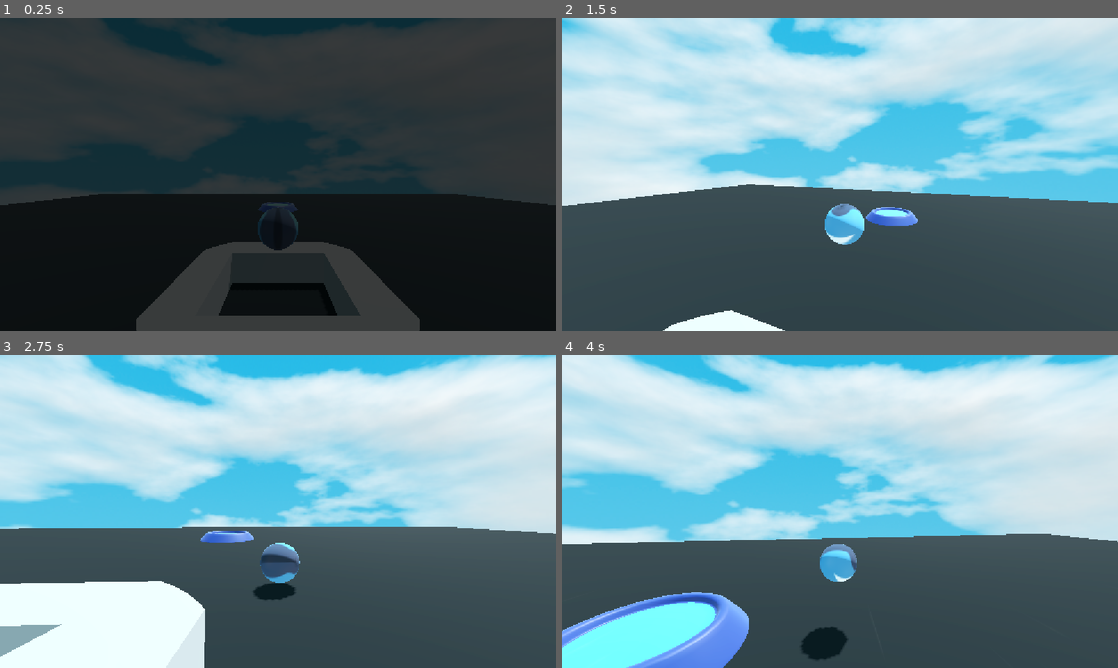
Above: before the commit, frames 1-4 (two rows, left to right).
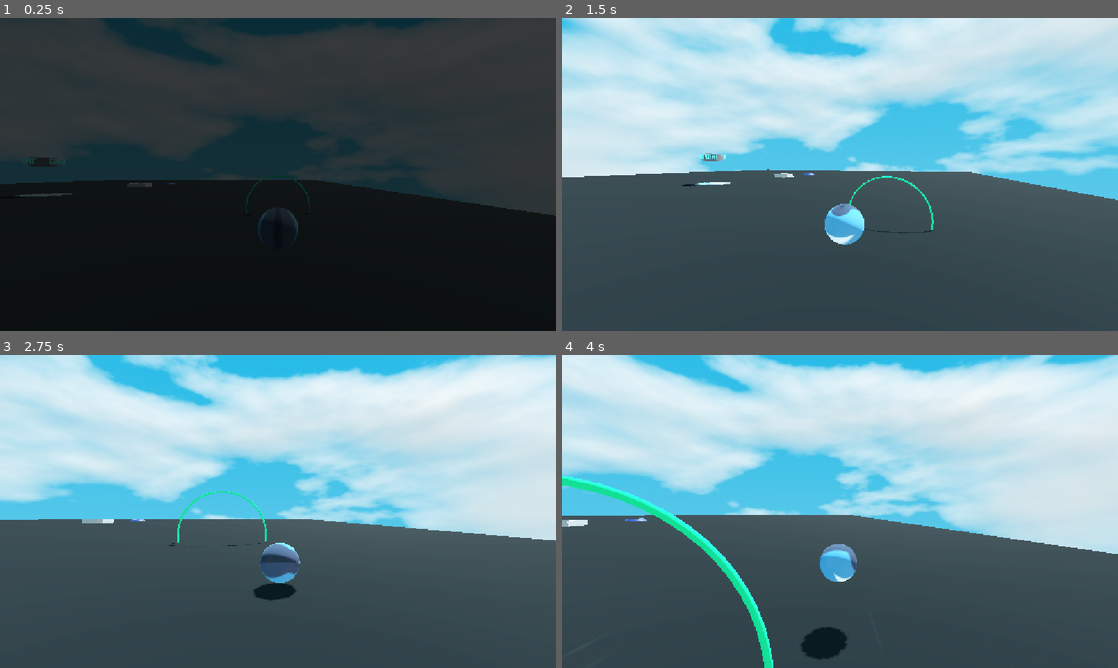
Above: after the commit, the same moments.

Repository: ddon-dev/tiki-boost
Game: Godot game, scene res://scenes/levels/Proto.tscn
Two runs of this game, one before a commit and one after it. Both use one fixed random seed, a clock stepped at 60 frames per second and the inputs below. The engine's default icon, where the game draws it, is replaced by a stand-in: a white triangle on a blue panel in a dark square. Sound files missing from this copy of the repository are replaced by a short silence.
Inputs (mouse positions are in pixels of both pictures, inside the frame that each line leads up to):
- Up to frame 1 (0.25 s): no input
- Up to frame 2 (1.5 s): tap Enter at 0.5 s; move the mouse to (867, 174) at 0.52 s; hold W (forward) 0.53-1.28 s; tap F at 0.6 s; click (867, 174) at 0.77 s; move the mouse to (728, 190) at 1.27 s; hold S (backward) from 1.28 s (still down); tap Space at 1.35 s
- Up to frame 3 (2.75 s): click (166, 527) at 1.52 s; move the mouse to (289, 505) at 2.02 s; release S (backward) at 2.03 s; hold W (forward) from 2.03 s (still down); tap F at 2.1 s
- Up to frame 4 (4 s): keep holding W (forward); move the mouse to (812, 574) at 2.77 s; tap Space at 2.85 s; click (812, 574) at 3.02 s; move the mouse to (878, 514) at 3.52 s; tap F at 3.6 s; click (878, 514) at 3.77 s

The runs differ from the first frame. In frame 1, 11% of the frame differs, in the area x 0-100%, y 44-100%; in frame 2, 7.3%; in frame 3, 12%; in frame 4, 14%, in the area x 0-100%, y 38-100%.

Commit message:
refactor inconsistent dependencies, reordered files, added tutorial level and boost ring scene

Diff:
--- /dev/null
+++ b/assets/materials/proto_terrain.tres
@@ -0,0 +1,9 @@
+[gd_resource type="StandardMaterial3D" load_steps=2 format=3 uid="uid://dn1m1wale5wxo"]
+
+[ext_resource type="Texture2D" uid="uid://c3r5dch6w2pfx" path="res://assets/art/textures/texture_08.png" id="1_imd2p"]
+
+[resource]
+albedo_texture = ExtResource("1_imd2p")
+uv1_scale = Vector3(0.5, 0.5, 0.5)
+uv1_triplanar = true
+uv1_world_triplanar = true
--- /dev/null
+++ b/scenes/levels/Level_01.tscn
@@ -0,0 +1,131 @@
+[gd_scene load_steps=14 format=3 uid="uid://v8aba8e4rxts"]
+
+[ext_resource type="Script" uid="uid://b8fx2gpqpf8tp" path="res://scripts/levels/level_manager.gd" id="1_hhyrm"]
+[ext_resource type="Texture2D" uid="uid://brrjqum3ry1jw" path="res://assets/art/skyboxes/skybox1.png" id="1_wee7o"]
+[ext_resource type="PackedScene" uid="uid://c1bkxh8p1litp" path="res://scenes/objects/FinishPoint.tscn" id="2_xokhc"]
+[ext_resource type="PackedScene" uid="uid://1tjylehjm63n" path="res://scenes/objects/DeathZone.tscn" id="3_hhyrm"]
+[ext_resource type="PackedScene" uid="uid://bguscvtdsubse" path="res://scenes/player/Player.tscn" id="4_xokhc"]
+[ext_resource type="Material" uid="uid://dn1m1wale5wxo" path="res://assets/materials/proto_terrain.tres" id="5_5mpa8"]
+[ext_resource type="PackedScene" uid="uid://25tan4gxgpbv" path="res://scenes/objects/BoostRing.tscn" id="6_5dpfh"]
+[ext_resource type="PackedScene" uid="uid://dips56jowu6et" path="res://scenes/ui/SceneTransition.tscn" id="7_c83vx"]
+[ext_resource type="PackedScene" uid="uid://c5teqd0w4tca1" path="res://scenes/ui/menus/ProtoWinScreen.tscn" id="8_5dpfh"]
+[ext_resource type="PackedScene" uid="uid://bi3f5qubdhed3" path="res://scenes/ui/menus/PauseMenu.tscn" id="9_vlkw4"]
+
+[sub_resource type="PanoramaSkyMaterial" id="PanoramaSkyMaterial_5mpa8"]
+panorama = ExtResource("1_wee7o")
+
+[sub_resource type="Sky" id="Sky_bij1w"]
+sky_material = SubResource("PanoramaSkyMaterial_5mpa8")
+
+[sub_resource type="Environment" id="Environment_10xc4"]
+background_mode = 2
+sky = SubResource("Sky_bij1w")
+tonemap_mode = 2
+glow_enabled = true
+
+[node name="Level_01" type="Node3D"]
+
+[node name="LevelManager" type="Node" parent="."]
+unique_name_in_owner = true
+script = ExtResource("1_hhyrm")
+
+[node name="Environment" type="Node3D" parent="."]
+
+[node name="WorldEnvironment" type="WorldEnvironment" parent="Environment"]
+environment = SubResource("Environment_10xc4")
+
+[node name="Sun" type="DirectionalLight3D" parent="Environment"]
+transform = Transform3D(-0.8660254, -0.43301278, 0.25, 0, 0.49999997, 0.86602545, -0.50000006, 0.75, -0.43301266, 0, 0, 0)
+shadow_enabled = true
+
+[node name="Objects" type="Node3D" parent="Environment"]
+
+[node name="FinishPoint" parent="Environment/Objects" instance=ExtResource("2_xokhc")]
+transform = Transform3D(1, 0, 0, 0, 1, 0, 0, 0, 1, 0, -0.4208498, -16)
+
+[node name="DeathZone" parent="Environment/Objects" instance=ExtResource("3_hhyrm")]
+
+[node name="BoostRing" parent="Environment/Objects" instance=ExtResource("6_5dpfh")]
+transform = Transform3D(1, 0, 0, 0, 1, 0, 0, 0, 1, 0, 0, 58)
+
+[node name="Terrain" type="Node3D" parent="Environment"]
+
+[node name="CSGCombiner3D" type="CSGCombiner3D" parent="Environment/Terrain"]
+use_collision = true
+collision_layer = 2
+collision_mask = 0
+
+[node name="CSGCylinder3D" type="CSGCylinder3D" parent="Environment/Terrain/CSGCombiner3D"]
+transform = Transform3D(1, 0, 0, 0, 1, 0, 0, 0, 1, 0, -1, 64)
+radius = 6.0
+height = 1.0
+sides = 32
+material = ExtResource("5_5mpa8")
+
+[node name="CSGBox3D" type="CSGBox3D" parent="Environment/Terrain/CSGCombiner3D"]
+transform = Transform3D(1, 0, 0, 0, 1, 0, 0, 0, 1, 0, -1, 48)
+size = Vector3(12, 1, 32)
+material = ExtResource("5_5mpa8")
+
+[node name="CSGCylinder3D2" type="CSGCylinder3D" parent="Environment/Terrain/CSGCombiner3D"]
+transform = Transform3D(1, 0, 0, 0, 1, 0, 0, 0, 1, 0, -1, 32)
+radius = 6.0
+height = 1.0
+sides = 32
+material = ExtResource("5_5mpa8")
+
+[node name="CSGCylinder3D" type="CSGCylinder3D" parent="Environment/Terrain"]
+transform = Transform3D(1, 0, 0, 0, 1, 0, 0, 0, 1, 0, -1, -16)
+use_collision = true
+collision_layer = 2
+collision_mask = 0
+radius = 6.0
+height = 1.0
+sides = 32
+material = ExtResource("5_5mpa8")
+
+[node name="CSGCylinder3D2" type="CSGCylinder3D" parent="Environment/Terrain"]
+transform = Transform3D(1, 0, 0, 0, 1, 0, 0, 0, 1, -9, -1, 10)
+use_collision = true
+collision_layer = 2
+collision_mask = 0
+radius = 6.0
+height = 1.0
+sides = 32
+material = ExtResource("5_5mpa8")
+
+[node name="CSGCylinder3D3" type="CSGCylinder3D" parent="Environment/Terrain"]
+transform = Transform3D(1, 0, 0, 0, 1, 0, 0, 0, 1, 9, -1, -1)
+use_collision = true
+collision_layer = 2
+collision_mask = 0
+radius = 4.0
+height = 1.0
+sides = 32
+material = ExtResource("5_5mpa8")
+
+[node name="CSGCylinder3D4" type="CSGCylinder3D" parent="Environment/Terrain"]
+transform = Transform3D(1, 0, 0, 0, 1, 0, 0, 0, 1, 7, -1, 18)
+use_collision = true
+collision_layer = 2
+collision_mask = 0
+radius = 5.0
+height = 1.0
+sides = 32
+material = ExtResource("5_5mpa8")
+
+[node name="Player" parent="." instance=ExtResource("4_xokhc")]
+transform = Transform3D(1, 0, 0, 0, 1, 0, 0, 0, 1, 8.086801, 0, 12.906026)
+
+[node name="SpawnPosition" type="Marker3D" parent="."]
+transform = Transform3D(1, 0, 0, 0, 1, 0, 0, 0, 1, 0, 2, 64)
+
+[node name="UI" type="CanvasLayer" parent="."]
+
+[node name="SceneTransition" parent="UI" instance=ExtResource("7_c83vx")]
+
+[node name="ProtoWinScreen" parent="UI" instance=ExtResource("8_5dpfh")]
+visible = false
+modulate = Color(1, 1, 1, 0)
+
+[node name="PauseMenu" parent="UI" instance=ExtResource("9_vlkw4")]
--- a/scenes/levels/Proto.tscn
+++ b/scenes/levels/Proto.tscn
@@ -6,12 +6,13 @@
 [ext_resource type="Script" uid="uid://b8fx2gpqpf8tp" path="res://scripts/levels/level_manager.gd" id="2_rsu2w"]
 [ext_resource type="PackedScene" uid="uid://c1bkxh8p1litp" path="res://scenes/objects/FinishPoint.tscn" id="2_u1lr8"]
 [ext_resource type="PackedScene" uid="uid://c5teqd0w4tca1" path="res://scenes/ui/menus/ProtoWinScreen.tscn" id="3_4t2bw"]
+[ext_resource type="PackedScene" uid="uid://25tan4gxgpbv" path="res://scenes/objects/BoostRing.tscn" id="4_6l1bd"]
 [ext_resource type="PackedScene" uid="uid://cht4105owcyed" path="res://scenes/objects/Checkpoint.tscn" id="4_frr72"]
 [ext_resource type="PackedScene" uid="uid://1tjylehjm63n" path="res://scenes/objects/DeathZone.tscn" id="4_rsu2w"]
 [ext_resource type="PackedScene" uid="uid://bi3f5qubdhed3" path="res://scenes/ui/menus/PauseMenu.tscn" id="7_v8j01"]
 [ext_resource type="PackedScene" uid="uid://dips56jowu6et" path="res://scenes/ui/SceneTransition.tscn" id="8_x1opv"]
-[ext_resource type="Script" uid="uid://druqdf0m635aj" path="res://scripts/ui/music.gd" id="9_da2kg"]
 [ext_resource type="AudioStream" uid="uid://bjw4hoqt5hxkt" path="res://assets/audio/music/boogie - joyful, frozy, zachz winner.ogg" id="10_x1opv"]
+[ext_resource type="Script" uid="uid://druqdf0m635aj" path="res://scripts/ui/music.gd" id="12_x1opv"]
 
 [sub_resource type="StandardMaterial3D" id="StandardMaterial3D_6gjf6"]
 albedo_color = Color(0, 0, 0, 1)
@@ -44,7 +45,7 @@
 use_collision = true
 collision_layer = 2
 collision_mask = 0
-size = Vector3(64, 1, 64)
+size = Vector3(128, 1, 128)
 
 [node name="CSGCylinder3D" type="CSGCylinder3D" parent="Environment"]
 transform = Transform3D(1, 0, 0, 0, 1, 0, 0, 0, 1, 0, 0, -0.24061394)
@@ -89,6 +90,9 @@
 transform = Transform3D(-0.8660254, -0.43301278, 0.25, 0, 0.49999997, 0.86602545, -0.50000006, 0.75, -0.43301266, 0, 0, 0)
 shadow_enabled = true
 
+[node name="BoostRing" parent="Environment" instance=ExtResource("4_6l1bd")]
+transform = Transform3D(1, 0, 0, 0, 1, 0, 0, 0, 1, 40, 0, 40)
+
 [node name="FinishPoint" parent="Environment" instance=ExtResource("2_u1lr8")]
 transform = Transform3D(1, 0, 0, 0, 1, 0, 0, 0, 1, 0, -0.4208498, -16)
 
@@ -101,7 +105,7 @@
 transform = Transform3D(1, 0, 0, 0, 1, 0, 0, 0, 1, 8.086801, 0, 12.906026)
 
 [node name="SpawnPosition" type="Marker3D" parent="."]
-transform = Transform3D(1, 0, 0, 0, 1, 0, 0, 0, 1, 0, 2, 0)
+transform = Transform3D(1, 0, 0, 0, 1, 0, 0, 0, 1, 40, 2, 54)
 
 [node name="UI" type="CanvasLayer" parent="."]
 
@@ -122,7 +126,4 @@
 volume_db = -25.0
 autoplay = true
 bus = &"Music"
-script = ExtResource("9_da2kg")
-fade_in_target = 0.3
-fade_in_time = 1.0
-fade_out_time = 7
+script = ExtResource("12_x1opv")
--- /dev/null
+++ b/scenes/objects/BoostRing.tscn
@@ -0,0 +1,26 @@
+[gd_scene load_steps=5 format=3 uid="uid://25tan4gxgpbv"]
+
+[ext_resource type="Script" uid="uid://0384xmcpa5d6" path="res://scripts/objects/boost_ring.gd" id="1_j256n"]
+
+[sub_resource type="CylinderShape3D" id="CylinderShape3D_bug7d"]
+height = 0.001
+radius = 3.0
+
+[sub_resource type="StandardMaterial3D" id="StandardMaterial3D_j256n"]
+albedo_color = Color(0, 0.8666667, 0.4745098, 1)
+
+[sub_resource type="TorusMesh" id="TorusMesh_6ipah"]
+material = SubResource("StandardMaterial3D_j256n")
+inner_radius = 2.88
+outer_radius = 3.0
+
+[node name="BoostRing" type="Area3D"]
+script = ExtResource("1_j256n")
+
+[node name="CollisionShape3D" type="CollisionShape3D" parent="."]
+transform = Transform3D(1, 0, 0, 0, -4.371139e-08, -1, 0, 1, -4.371139e-08, 0, 0, 0)
+shape = SubResource("CylinderShape3D_bug7d")
+
+[node name="MeshInstance3D" type="MeshInstance3D" parent="."]
+transform = Transform3D(1, 0, 0, 0, -4.371139e-08, -1, 0, 1, -4.371139e-08, 0, 0, 0)
+mesh = SubResource("TorusMesh_6ipah")
--- /dev/null
+++ b/scenes/ui/MainMenu.tscn
@@ -0,0 +1,263 @@
+[gd_scene load_steps=10 format=3 uid="uid://dpnr4eyhsqvan"]
+
+[ext_resource type="Script" uid="uid://dndkv03yk8wya" path="res://scripts/ui/menus/main_menu.gd" id="1_2ysvc"]
+[ext_resource type="Texture2D" uid="uid://bup8l41f00ub0" path="res://assets/art/ui/title_small.png" id="1_vjtqc"]
+[ext_resource type="AudioStream" uid="uid://c2sx68vhfkwvj" path="res://assets/audio/sfx/ui/button_pressed.ogg" id="2_2ysvc"]
+[ext_resource type="Theme" uid="uid://dg0bxpr4spgob" path="res://assets/themes/menu_theme.tres" id="2_6jbdy"]
+[ext_resource type="PackedScene" uid="uid://dips56jowu6et" path="res://scenes/ui/SceneTransition.tscn" id="2_bhu4a"]
+[ext_resource type="AudioStream" uid="uid://btk3vkog5moeq" path="res://assets/audio/music/StarEye Spaceway - ViRiX Dreamcore .ogg" id="2_xpiny"]
+[ext_resource type="Script" uid="uid://druqdf0m635aj" path="res://scripts/ui/music.gd" id="4_7mi0g"]
+[ext_resource type="Script" uid="uid://dy3ssm4oq5te1" path="res://scripts/ui/settings/settings_menu.gd" id="7_e2per"]
+[ext_resource type="Script" uid="uid://dc1o2upchel7g" path="res://scripts/ui/settings/audio_settings.gd" id="9_nqjyj"]
+
+[node name="MainMenu" type="Control" node_paths=PackedStringArray("scene_transition", "sfx_pressed")]
+process_mode = 3
+layout_mode = 3
+anchors_preset = 15
+anchor_right = 1.0
+anchor_bottom = 1.0
+grow_horizontal = 2
+grow_vertical = 2
+script = ExtResource("1_2ysvc")
+scene_transition = NodePath("SceneTransition")
+sfx_pressed = NodePath("Sound/ButtonPressedSFX")
+
+[node name="SceneTransition" parent="." instance=ExtResource("2_bhu4a")]
+layout_mode = 1
+
+[node name="Sound" type="Node" parent="."]
+
+[node name="Music" type="AudioStreamPlayer" parent="Sound"]
+stream = ExtResource("2_xpiny")
+volume_db = -25.0
+bus = &"Music"
+script = ExtResource("4_7mi0g")
+
+[node name="ButtonPressedSFX" type="AudioStreamPlayer" parent="Sound"]
+stream = ExtResource("2_2ysvc")
+volume_db = -6.0
+bus = &"SFX"
+
+[node name="MarginContainer" type="MarginContainer" parent="."]
+layout_mode = 1
+anchors_preset = 15
+anchor_right = 1.0
+anchor_bottom = 1.0
+grow_horizontal = 2
+grow_vertical = 2
+mouse_filter = 2
+theme_override_constants/margin_left = 10
+theme_override_constants/margin_top = 10
+theme_override_constants/margin_right = 10
+theme_override_constants/margin_bottom = 10
+metadata/_edit_use_anchors_ = true
+
+[node name="BoxContainer" type="BoxContainer" parent="MarginContainer"]
+layout_mode = 2
+mouse_filter = 2
+metadata/_edit_use_anchors_ = true
+
+[node name="InitMenu" type="VBoxContainer" parent="MarginContainer/BoxContainer"]
+unique_name_in_owner = true
+layout_mode = 2
+size_flags_horizontal = 6
+size_flags_vertical = 4
+mouse_filter = 2
+theme_override_constants/separation = 55
+
+[node name="Title" type="TextureRect" parent="MarginContainer/BoxContainer/InitMenu"]
+layout_mode = 2
+texture = ExtResource("1_vjtqc")
+
+[node name="MenuOptions" type="VBoxContainer" parent="MarginContainer/BoxContainer/InitMenu"]
+layout_mode = 2
+theme = ExtResource("2_6jbdy")
+theme_override_constants/separation = 10
+
+[node name="StartGame" type="Button" parent="MarginContainer/BoxContainer/InitMenu/MenuOptions"]
+unique_name_in_owner = true
+layout_mode = 2
+size_flags_horizontal = 4
+text = "Start Game"
+flat = true
+
+[node name="LevelSelect" type="Button" parent="MarginContainer/BoxContainer/InitMenu/MenuOptions"]
+unique_name_in_owner = true
+layout_mode = 2
+size_flags_horizontal = 4
+text = "Level Select"
+flat = true
+
+[node name="Customize" type="Button" parent="MarginContainer/BoxContainer/InitMenu/MenuOptions"]
+unique_name_in_owner = true
+layout_mode = 2
+size_flags_horizontal = 4
+text = "Customize"
+flat = true
+
+[node name="Settings" type="Button" parent="MarginContainer/BoxContainer/InitMenu/MenuOptions"]
+unique_name_in_owner = true
+layout_mode = 2
+size_flags_horizontal = 4
+text = "Settings"
+flat = true
+
+[node name="ExitGame" type="Button" parent="MarginContainer/BoxContainer/InitMenu/MenuOptions"]
+unique_name_in_owner = true
+layout_mode = 2
+size_flags_horizontal = 4
+text = "Exit Game"
+flat = true
+
+[node name="SettingsMenu" type="VBoxContainer" parent="MarginContainer/BoxContainer" node_paths=PackedStringArray("sfx_pressed", "prev_menu")]
+unique_name_in_owner = true
+visible = false
+layout_mode = 2
+size_flags_horizontal = 6
+size_flags_vertical = 4
+theme = ExtResource("2_6jbdy")
+theme_override_constants/separation = 42
+script = ExtResource("7_e2per")
+sfx_pressed = NodePath("../../../Sound/ButtonPressedSFX")
+prev_menu = NodePath("../InitMenu")
+
+[node name="Settings" type="Label" parent="MarginContainer/BoxContainer/SettingsMenu"]
+layout_mode = 2
+size_flags_horizontal = 4
+theme_override_font_sizes/font_size = 62
+text = "Settings"
+horizontal_alignment = 1
+
+[node name="GraphicsSettings" type="VBoxContainer" parent="MarginContainer/BoxContainer/SettingsMenu"]
+layout_mode = 2
+size_flags_vertical = 3
+theme_override_constants/separation = 25
+
+[node name="Graphics" type="Label" parent="MarginContainer/BoxContainer/SettingsMenu/GraphicsSettings"]
+layout_mode = 2
+theme_override_font_sizes/font_size = 45
+text = "Graphics"
+horizontal_alignment = 1
+
+[node name="Settings" type="VBoxContainer" parent="MarginContainer/BoxContainer/SettingsMenu/GraphicsSettings"]
+layout_mode = 2
+size_flags_horizontal = 0
+size_flags_vertical = 4
+
+[node name="Resolution" type="HBoxContainer" parent="MarginContainer/BoxContainer/SettingsMenu/GraphicsSettings/Settings"]
+layout_mode = 2
+size_flags_horizontal = 0
+size_flags_vertical = 4
+
+[node name="Resolution" type="Label" parent="MarginContainer/BoxContainer/SettingsMenu/GraphicsSettings/Settings/Resolution"]
+custom_minimum_size = Vector2(300, 0)
+layout_mode = 2
+theme_override_font_sizes/font_size = 32
+text = "Resolution"
+
+[node name="SetRes" type="OptionButton" parent="MarginContainer/BoxContainer/SettingsMenu/GraphicsSettings/Settings/Resolution"]
+unique_name_in_owner = true
+layout_mode = 2
+size_flags_horizontal = 8
+
+[node name="ScreenMode" type="HBoxContainer" parent="MarginContainer/BoxContainer/SettingsMenu/GraphicsSettings/Settings"]
+layout_mode = 2
+size_flags_vertical = 4
+
+[node name="ScreenMode" type="Label" parent="MarginContainer/BoxContainer/SettingsMenu/GraphicsSettings/Settings/ScreenMode"]
+custom_minimum_size = Vector2(300, 0)
+layout_mode = 2
+size_flags_horizontal = 0
+theme_override_font_sizes/font_size = 32
+text = "Screen Mode"
+
+[node name="SetMode" type="OptionButton" parent="MarginContainer/BoxContainer/SettingsMenu/GraphicsSettings/Settings/ScreenMode"]
+layout_mode = 2
+size_flags_horizontal = 8
+
+[node name="AudioSettings" type="VBoxContainer" parent="MarginContainer/BoxContainer/SettingsMenu" node_paths=PackedStringArray("sfx_pressed")]
+layout_mode = 2
+size_flags_horizontal = 4
+size_flags_vertical = 4
+theme_override_constants/separation = 25
+script = ExtResource("9_nqjyj")
+sfx_pressed = NodePath("../../../../Sound/ButtonPressedSFX")
+
+[node name="Audio" type="Label" parent="MarginContainer/BoxContainer/SettingsMenu/AudioSettings"]
+layout_mode = 2
+theme_override_font_sizes/font_size = 45
+text = "Audio"
+horizontal_alignment = 1
+
+[node name="Settings" type="VBoxContainer" parent="MarginContainer/BoxContainer/SettingsMenu/AudioSettings"]
+custom_minimum_size = Vector2(300, 0)
+layout_mode = 2
+
+[node name="MasterSettings" type="HBoxContainer" parent="MarginContainer/BoxContainer/SettingsMenu/AudioSettings/Settings"]
+layout_mode = 2
+size_flags_horizontal = 0
+
+[node name="Master" type="Label" parent="MarginContainer/BoxContainer/SettingsMenu/AudioSettings/Settings/MasterSettings"]
+custom_minimum_size = Vector2(300, 0)
+layout_mode = 2
+theme_override_font_sizes/font_size = 32
+text = "Master"
+
+[node name="MasterLevel" type="HSlider" parent="MarginContainer/BoxContainer/SettingsMenu/AudioSettings/Settings/MasterSettings"]
+unique_name_in_owner = true
+custom_minimum_size = Vector2(200, 0)
+layout_mode = 2
+size_flags_horizontal = 4
+size_flags_vertical = 4
+max_value = 1.0
+step = 0.01
+
+[node name="MusicSettings" type="HBoxContainer" parent="MarginContainer/BoxContainer/SettingsMenu/AudioSettings/Settings"]
+layout_mode = 2
+size_flags_horizontal = 0
+
+[node name="Music" type="Label" parent="MarginContainer/BoxContainer/SettingsMenu/AudioSettings/Settings/MusicSettings"]
+custom_minimum_size = Vector2(300, 0)
+layout_mode = 2
+theme_override_font_sizes/font_size = 32
+text = "Music"
+
+[node name="MusicLevel" type="HSlider" parent="MarginContainer/BoxContainer/SettingsMenu/AudioSettings/Settings/MusicSettings"]
+unique_name_in_owner = true
+custom_minimum_size = Vector2(200, 0)
+layout_mode = 2
+size_flags_horizontal = 4
+size_flags_vertical = 4
+max_value = 1.0
+step = 0.01
+
+[node name="SFXSettings" type="HBoxContainer" parent="MarginContainer/BoxContainer/SettingsMenu/AudioSettings/Settings"]
+layout_mode = 2
+size_flags_horizontal = 0
+
+[node name="SFX" type="Label" parent="MarginContainer/BoxContainer/SettingsMenu/AudioSettings/Settings/SFXSettings"]
+custom_minimum_size = Vector2(300, 0)
+layout_mode = 2
+size_flags_horizontal = 4
+theme_override_font_sizes/font_size = 32
+text = "SFX"
+
+[node name="SFXLevel" type="HSlider" parent="MarginContainer/BoxContainer/SettingsMenu/AudioSettings/Settings/SFXSettings"]
+unique_name_in_owner = true
+custom_minimum_size = Vector2(200, 0)
+layout_mode = 2
+size_flags_horizontal = 4
+size_flags_vertical = 4
+max_value = 1.0
+step = 0.01
+
+[node name="ReturnButton" type="VBoxContainer" parent="MarginContainer/BoxContainer/SettingsMenu"]
+layout_mode = 2
+size_flags_horizontal = 4
+size_flags_vertical = 4
+
+[node name="ApplySettings" type="Button" parent="MarginContainer/BoxContainer/SettingsMenu/ReturnButton"]
+unique_name_in_owner = true
+layout_mode = 2
+text = "Apply"
+flat = true
--- a/scripts/globals/game_manager.gd
+++ b/scripts/globals/game_manager.gd
@@ -46,10 +46,10 @@
 	game_settings = load(GAME_SETTINGS_PATH)
 	apply_settings(game_settings)
 
-func apply_settings(game_settings: GameSettings):
-	AudioServer.set_bus_volume_linear(AUDIOBUS.master, game_settings.master_volume)
-	AudioServer.set_bus_volume_linear(AUDIOBUS.music, game_settings.music_volume)
-	AudioServer.set_bus_volume_linear(AUDIOBUS.sfx, game_settings.sfx_volume)
+func apply_settings(new_game_settings: GameSettings):
+	AudioServer.set_bus_volume_linear(AUDIOBUS.master, new_game_settings.master_volume)
+	AudioServer.set_bus_volume_linear(AUDIOBUS.music, new_game_settings.music_volume)
+	AudioServer.set_bus_volume_linear(AUDIOBUS.sfx, new_game_settings.sfx_volume)
 	GameManager.game_settings.screen_mode = get_window().mode
 	GameManager.game_settings.resolution = get_window().size
 #endregion
--- a/scripts/globals/stage_handler.gd
+++ b/scripts/globals/stage_handler.gd
@@ -9,7 +9,6 @@
 func go_to_init_level():
 	go_to_level(level_paths[0])
 	get_tree().change_scene_to_file(current_level_path)
-
 
 func go_to_next_level():
 	var level_idx = level_paths.find(current_level_path)
--- /dev/null
+++ b/scripts/objects/boost_ring.gd
@@ -0,0 +1,32 @@
+extends Area3D
+
+@export var boost_speed: float = 40.0
+@export var boost_duration: float = 0.6
+@export var one_shot: bool = false
+
+func _ready() -> void:
+	body_entered.connect(_on_body_entered)
+
+func _on_body_entered(body: Node3D) -> void:
+	if body is Marble:
+		var marble := body as Marble
+
+		var vel: Vector3 = marble.linear_velocity
+
+		# Si la bola está casi quieta, evitamos un vector casi cero
+		if vel.length() < 0.1:
+			# fallback opcional: usar orientación del anillo o no hacer nada
+			# var fallback_dir = -global_transform.basis.z
+			# marble.apply_speed_boost(fallback_dir, boost_speed, boost_duration)
+			return
+
+		var boost_dir: Vector3 = vel.normalized()
+
+		marble.apply_speed_boost(boost_dir, boost_speed, boost_duration)
+
+		if one_shot:
+			monitoring = false
+			if $CollisionShape3D:
+				$CollisionShape3D.disabled = true
+			$MeshInstance3D.visible = false
+			# o queue_free()
--- a/scripts/player/marble.gd
+++ b/scripts/player/marble.gd
@@ -6,6 +6,8 @@
 @export var finish_decel: float = 0.25
 @export var jump_buffer_window: float = 0.08
 @export var coyote_time_window: float = 0.08
+@export var boost_default_speed: float = 40.0
+@export var boost_default_duration: float = 0.6
 
 @onready var camera: Camera3D = %Camera3D
 @onready var ground_check_ray: RayCast3D = %GroundCheckRay
@@ -34,6 +36,9 @@
 @onready var coyote_timer: Timer = %Coyote
 var coyote_time_active: bool = false
 
+var is_boosted: bool = false
+var boost_timer: float = 0.0
+
 func _ready() -> void:
 	coyote_timer.timeout.connect(func(): coyote_time_active = false)
 
@@ -57,10 +62,15 @@
 
 	if level_finished: gravity_scale = move_toward(gravity_scale, 0.0, finish_decel * delta)
 
-	if abs(linear_velocity.x) - max_velocity > 0.0:
-		linear_velocity.x = max_velocity
-	if abs(linear_velocity.z) - max_velocity > 0.0:
-		linear_velocity.z = -max_velocity
+	if is_boosted:
+		boost_timer -= delta
+		if boost_timer <= 0.0:
+			is_boosted = false
+	else:
+		if abs(linear_velocity.x) > max_velocity:
+			linear_velocity.x = sign(linear_velocity.x) * max_velocity
+		if abs(linear_velocity.z) > max_velocity:
+			linear_velocity.z = sign(linear_velocity.z) * max_velocity
 
 	if Input.is_action_just_pressed("jump"):
 		jump_buffer_timer.start(jump_buffer_window)
@@ -92,13 +102,10 @@
 			sfx_rolling.stop()
 			sfx_rolling.volume_db = linear_to_db(0.0)
 
-
-
-func _on_body_entered(body: Node) -> void:
+func _on_body_entered(_body: Node) -> void:
 	sfx_land.volume_db = linear_to_db(target_volume_db)
 	if not sfx_land.is_playing():
 		sfx_land.play()
-
 
 func _movement(delta: float) -> void:
 	# f_input o forward_input, movimiento hacia adelante y hacia atrás
@@ -116,6 +123,21 @@
 	apply_central_force(f_direction * move_speed * delta)
 	apply_central_force(h_direction * move_speed * delta)
 
+func apply_speed_boost(direction: Vector3, speed: float, duration: float) -> void:
+	is_boosted = true
+	boost_timer = duration
+
+	var dir := direction.normalized()
+	if dir == Vector3.ZERO:
+		return
+
+	# Mantenemos la velocidad vertical actual para no matar saltos
+	var vy := linear_velocity.y
+	var new_vel := dir * speed
+	new_vel.y = vy
+
+	linear_velocity = new_vel
+
 func _jump() -> void:
 	is_jumping = true
 	coyote_time_active = false
--- a/scripts/ui/menus/pause_menu.gd
+++ b/scripts/ui/menus/pause_menu.gd
@@ -48,6 +48,7 @@
 				Input.set_mouse_mode(Input.MOUSE_MODE_CAPTURED)
 
 func resume_game():
+	Input.set_mouse_mode(Input.MOUSE_MODE_CAPTURED)
 	AudioServer.set_bus_effect_enabled(1,0,false)
 	get_tree().paused = !get_tree().paused
 	sfx_paused.play()
--- a/scripts/ui/music.gd
+++ b/scripts/ui/music.gd
@@ -5,8 +5,7 @@
 @export var fade_out_time: int
 
 func fade_in():
-	var fade_in = get_tree().create_tween()
-	fade_in.tween_property(
+	create_tween().tween_property(
 		self,
 		"volume_linear",
 		fade_in_target,
@@ -14,8 +13,7 @@
 	)
 
 func fade_out():
-	var fade_out = get_tree().create_tween()
-	fade_out.tween_property(
+	create_tween().tween_property(
 		self,
 		"volume_db",
 		-150,
Binary file added: assets/art/textures/texture_02.png
Not shown, added: assets/art/textures/texture_02.png.import
Binary file added: assets/art/textures/texture_08.png
Not shown, added: assets/art/textures/texture_08.png.import
Not shown: 2 places in scenes/levels/Proto.tscn that only renumber resources
Not shown, added: scripts/objects/boost_ring.gd.uid
